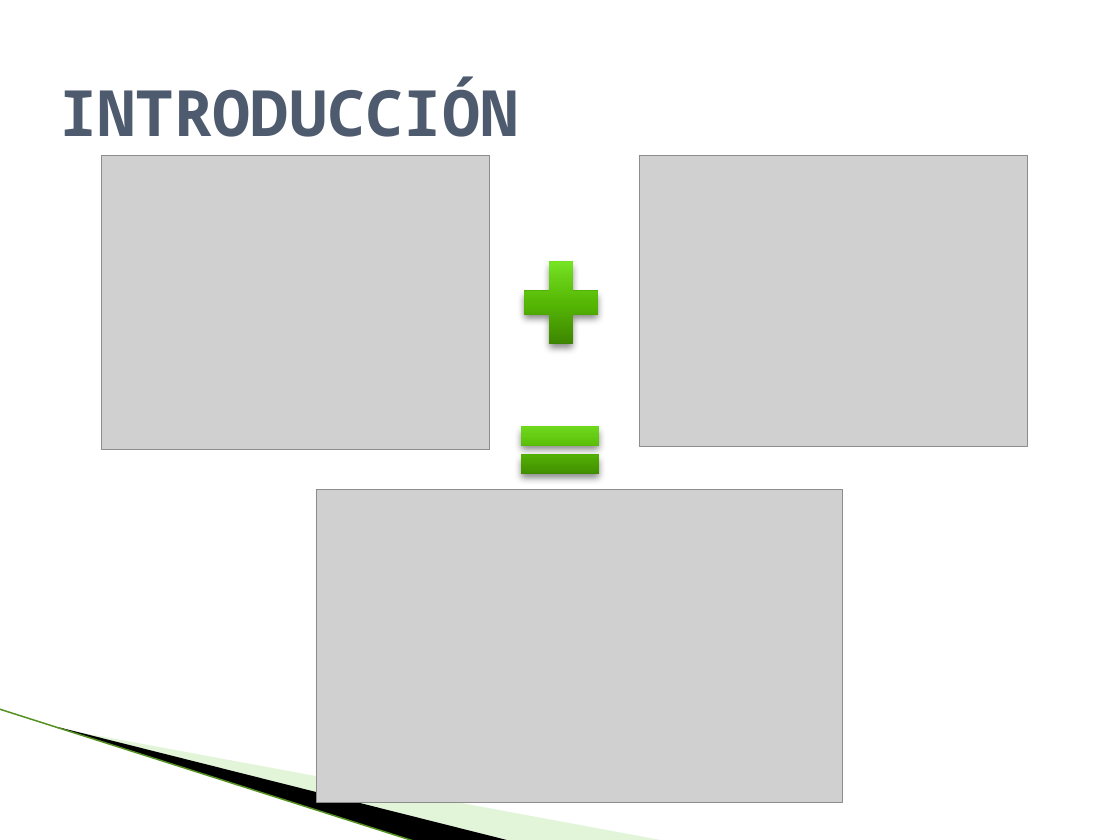
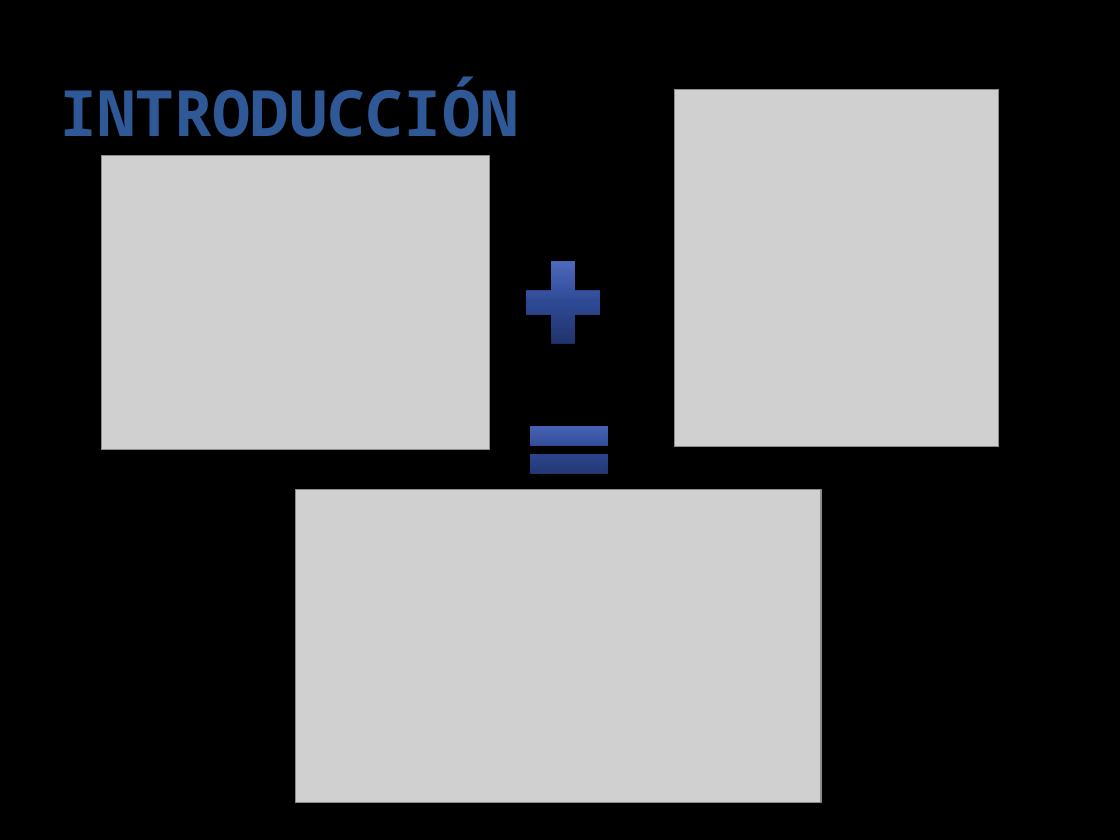
Before and after one commit to paoloadrian/DocumentacionCIHI, a slide deck: slide 3 of defensa publica.pptx (slide 2 before the commit). Drawn at 1120x840 pixels with LibreOffice and Linux fonts; fonts in the diff are those of the drawing; grey boxes stand for pictures; background and template pictures are left out. Boxes give left, top, right and bottom in pixels: in the first picture for what was removed or moved away, otherwise in the second. Text is boxed around its words. In the diff, an @@ line names an element or a change of style, - is before the commit and + after.

```diff
--- a/defensa publica.pptx
+++ b/defensa publica.pptx
@@ background #FFFFFF to #000000 @@
@@ title "INTRODUCCIÓN" at [59, 76, 518, 137]: text colour #4E5B6F to #2F5897 @@
@@ picture: place and size @@
-picture at [640, 156, 1028, 447]
+picture at [674, 90, 998, 447]
@@ plus sign at [513, 248, 613, 358]: fill gradient #357500 to #56B905 to #67CF16 to #82F631 to gradient #1B2D5E to #2F4994 to #405BA9 to #5A76CD @@
@@ math equal at [516, 410, 622, 489]: fill gradient #357500 to #56B905 to #67CF16 to #82F631 to gradient #1B2D5E to #2F4994 to #405BA9 to #5A76CD @@
@@ math equal: place and size @@
-math equal at [507, 410, 613, 489]
+math equal at [516, 410, 622, 489]
@@ picture: place and size @@
-picture at [317, 489, 842, 802]
+picture at [296, 489, 821, 802]
@@ line removed from (0, 709) to (416, 840) @@
@@ freeform shape removed at [59, 727, 512, 840] @@
@@ freeform shape removed at [62, 728, 666, 840] @@
```
Also in this commit, not shown: 27 other slides changed, 19 slides added, 20 slides removed.
